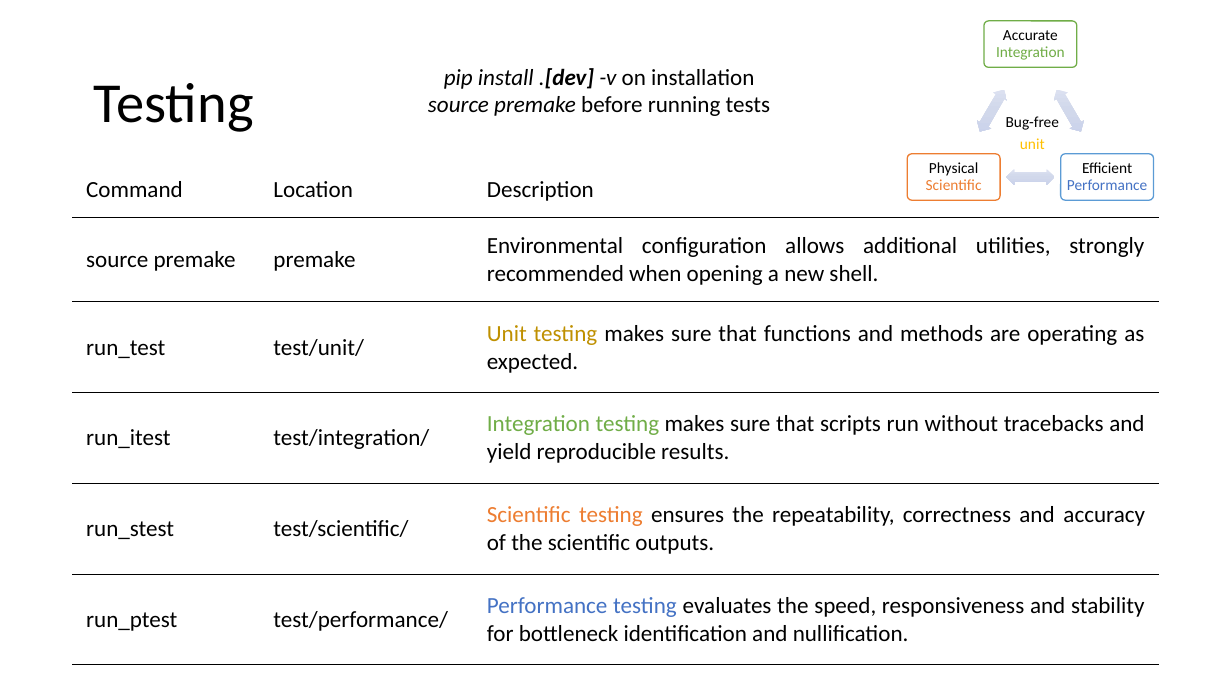
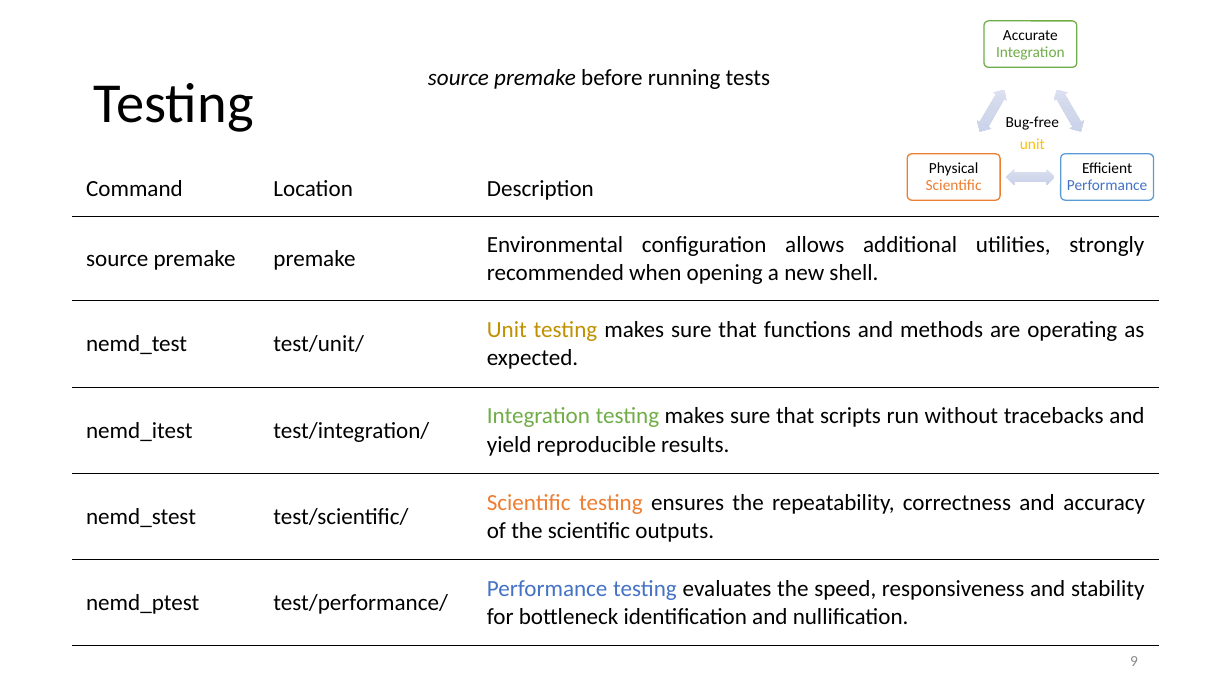
Before and after one commit to zhteg4pvt/nemd, a slide deck: slide 9 of docs/power_point/nemd.pptx. Drawn at 1232x693 pixels with LibreOffice and Linux fonts; fonts in the diff are those of the drawing. Boxes give left, top, right and bottom in pixels: in the first picture for what was removed or moved away, otherwise in the second. Text is boxed around its words. In the diff, an @@ line names an element or a change of style, - is before the commit and + after.

Commit message:
ppt updated premake add NEMD_SRC, and modifies PATH & PYTHONPATH

```diff
--- a/docs/power_point/nemd.pptx
+++ b/docs/power_point/nemd.pptx
@@ text at (444,68,754,89): paragraph removed @@
-pip install .[dev] -v on installation
@@ table at (72,161,1159,644) @@
-row 3, column 1: run_test
+row 3, column 1: nemd_test
-row 4, column 1: run_itest
+row 4, column 1: nemd_itest
-row 5, column 1: run_stest
+row 5, column 1: nemd_stest
-row 6, column 1: run_ptest
+row 6, column 1: nemd_ptest
@@ page number added at (1130,656,1138,666), 12 pt, text #8C8C8C @@
+9
```
Also in this commit, not shown: 14 other slides changed, 2 other files.
